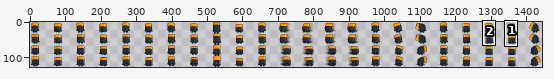
A sprite sheet gets an edit: game/assets/player/player.png. The picture above shows the old version from afar; the outline marks the close-up.
Close-up. Before:
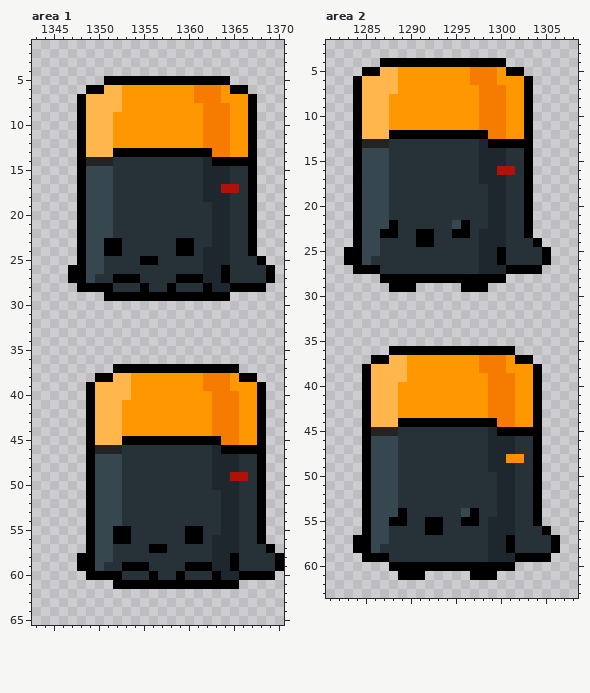
The file is 1472x128 pixels. Colours within 5 levels of each other are drawn and written as one. Shown: area 1: x 1343..1370, y 1..65; area 2: x 1281..1308, y 2..63. The wide view leaves out empty margins. The commit also changed other parts of the picture, which this record leaves out.
Once edited:
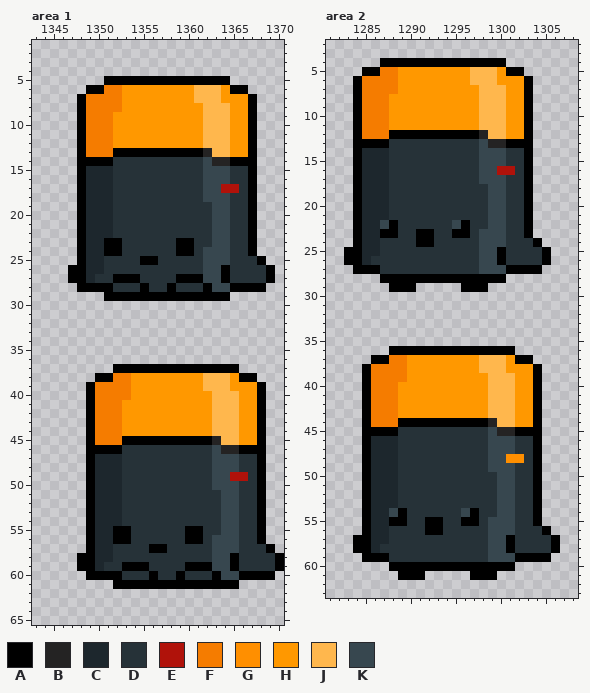
Palette (. is transparent): A #000000  B #242323  C #1d272d  D #263238  E #b0120a  F #f57c00  G #ff8f00  H #ff9800  J #ffb74d  K #37474f
Diff:
Area 1:
y 6: x 1351..1352 JJ -> FF; x 1361..1363 FFF -> JJJ
y 7: x 1349..1352 JJJJ -> FFFF; x 1361..1363 FFF -> JJJ
y 8: x 1349..1352 JJJJ -> FFFF; x 1362..1364 FFF -> JJJ
y 9..12: x 1349..1351 JJJ -> FFF; x 1362..1364 FFF -> JJJ
y 13: x 1349..1351 JJJ -> FFF; x 1362..1364 AFF -> BJJ
y 14: x 1349..1351 BBB -> AAA; x 1362..1364 CAA -> KBB
y 15..16: x 1349..1351 KKK -> CCC; x 1362..1364 CCC -> KKK
y 17: x 1349..1351 KKK -> CCC; x 1362..1363 CC -> KK
y 18: x 1349..1351 KKK -> CCC; x 1362..1364 CCC -> KKK
y 19..22: x 1349..1351 KKK -> CCC; x 1363..1364 CC -> KK
y 23: x 1349..1350 KK -> CC; x 1363..1364 CC -> KK
y 24..25: x 1349..1350 KK -> CC; x 1362..1364 CCC -> KKK
y 26: x 1349..1350 KK -> CC; x 1362..1363 CC -> KK
y 27: x 1349 K -> C; x 1362..1363 CC -> KK
y 28: x 1363..1364 CC -> KK
y 38: x 1352..1353 JJ -> FF; x 1362..1364 FFF -> JJJ
y 39: x 1350..1353 JJJJ -> FFFF; x 1362..1364 FFF -> JJJ
y 40: x 1350..1353 JJJJ -> FFFF; x 1363..1365 FFF -> JJJ
y 41..44: x 1350..1352 JJJ -> FFF; x 1363..1365 FFF -> JJJ
y 45: x 1350..1352 JJJ -> FFF; x 1363..1365 AFF -> BJJ
y 46: x 1350..1352 BBB -> AAA; x 1363..1365 CAA -> KBB
y 47..48: x 1350..1352 KKK -> CCC; x 1363..1365 CCC -> KKK
y 49: x 1350..1352 KKK -> CCC; x 1363..1364 CC -> KK
y 50: x 1350..1352 KKK -> CCC; x 1363..1365 CCC -> KKK
y 51..54: x 1350..1352 KKK -> CCC; x 1364..1365 CC -> KK
y 55: x 1350..1351 KK -> CC; x 1364..1365 CC -> KK
y 56..57: x 1350..1351 KK -> CC; x 1363..1365 CCC -> KKK
y 58: x 1350..1351 KK -> CC; x 1363..1364 CC -> KK
y 59: x 1350 K -> C; x 1363..1364 CC -> KK
y 60: x 1364..1365 CC -> KK
Area 2:
y 5: x 1287..1288 JJ -> FF; x 1297..1299 FFF -> JJJ
y 6: x 1285..1288 JJJJ -> FFFF; x 1297..1299 FFF -> JJJ
y 7: x 1285..1288 JJJJ -> FFFF; x 1298..1300 FFF -> JJJ
y 8..11: x 1285..1287 JJJ -> FFF; x 1298..1300 FFF -> JJJ
y 12: x 1285..1287 JJJ -> FFF; x 1298..1300 AFF -> BJJ
y 13: x 1285..1287 BBB -> AAA; x 1298..1300 CAA -> KBB
y 14..15: x 1285..1287 KKK -> CCC; x 1298..1300 CCC -> KKK
y 16: x 1285..1287 KKK -> CCC; x 1298..1299 CC -> KK
y 17: x 1285..1287 KKK -> CCC; x 1298..1300 CCC -> KKK
y 18..21: x 1285..1287 KKK -> CCC; x 1299..1300 CC -> KK
y 22: x 1285..1286 KK -> CC; x 1299..1300 CC -> KK
y 23..24: x 1285..1286 KK -> CC; x 1298..1300 CCC -> KKK
y 25: x 1285..1286 KK -> CC; x 1298..1299 CC -> KK
y 26: x 1285 K -> C; x 1298..1299 CC -> KK
y 27: x 1298..1300 CCC -> KKK
y 37: x 1288..1289 JJ -> FF; x 1298..1300 FFF -> JJJ
y 38: x 1286..1289 JJJJ -> FFFF; x 1298..1300 FFF -> JJJ
y 39: x 1286..1289 JJJJ -> FFFF; x 1299..1301 FFF -> JJJ
y 40..43: x 1286..1288 JJJ -> FFF; x 1299..1301 FFF -> JJJ
y 44: x 1286..1288 JJJ -> FFF; x 1299..1301 AFF -> BJJ
y 45: x 1286..1288 BBB -> AAA; x 1299..1301 CAA -> KBB
y 46..47: x 1286..1288 KKK -> CCC; x 1299..1301 CCC -> KKK
y 48: x 1286..1288 KKK -> CCC; x 1299..1300 CC -> KK
y 49: x 1286..1288 KKK -> CCC; x 1299..1301 CCC -> KKK
y 50..53: x 1286..1288 KKK -> CCC; x 1300..1301 CC -> KK
y 54: x 1286..1287 KK -> CC; x 1300..1301 CC -> KK
y 55..56: x 1286..1287 KK -> CC; x 1299..1301 CCC -> KKK
y 57: x 1286..1287 KK -> CC; x 1299..1300 CC -> KK
y 58: x 1286 K -> C; x 1299..1300 CC -> KK
y 59: x 1299..1301 CCC -> KKK
Pixel boxes of the changes (left, top, right, bottom) in both close-ups:
changed: (86, 85, 122, 283)
changed: (194, 85, 230, 292)
changed: (95, 373, 131, 571)
changed: (203, 373, 239, 580)
changed: (362, 67, 398, 265)
changed: (470, 67, 506, 274)
changed: (371, 355, 407, 553)
changed: (479, 355, 515, 562)
